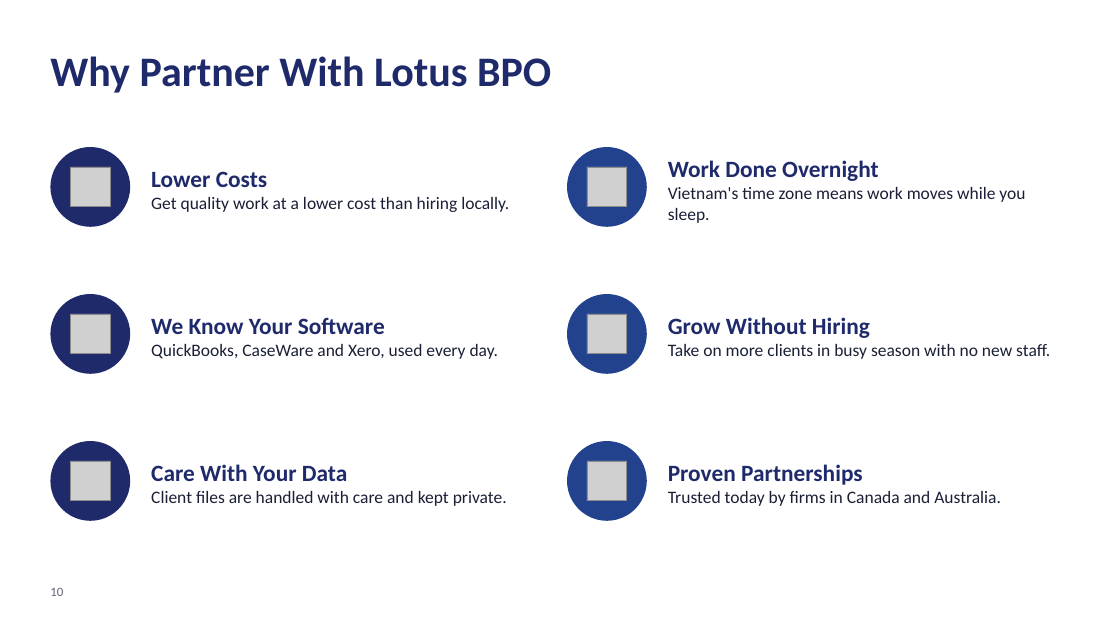
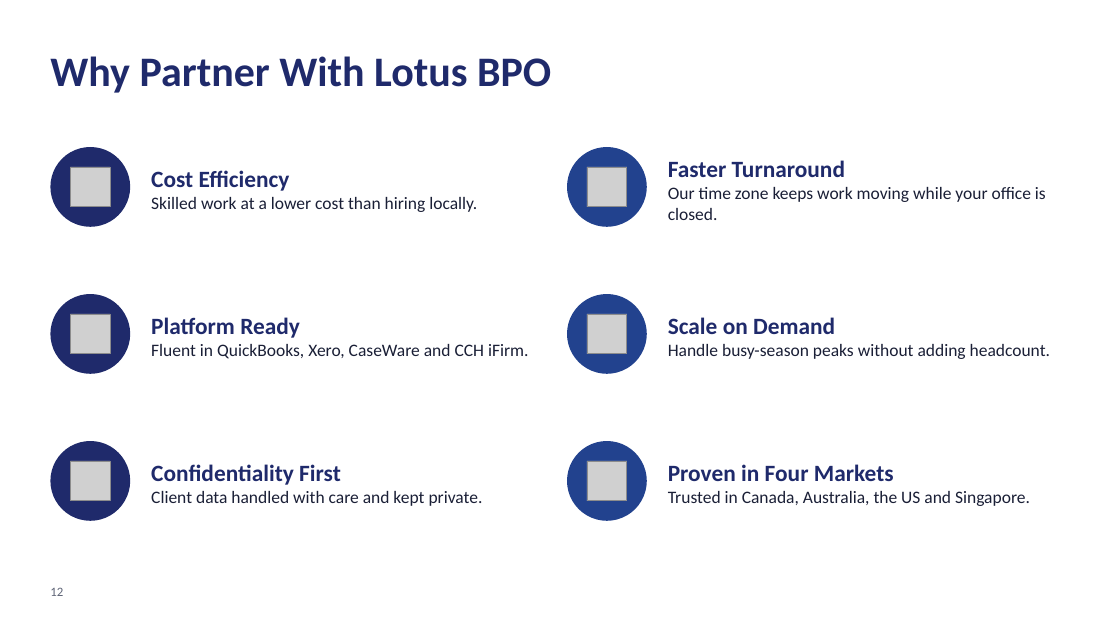
Before and after one commit to alvinjohnrheycamacho-source/Presentation-Deck, a slide deck: slide 12 of Lotus BPO - Conference Deck.pptx (slide 10 before the commit). Drawn at 1120x630 pixels with LibreOffice and Linux fonts; fonts in the diff are those of the drawing; grey boxes stand for pictures; background and template pictures are left out. Boxes give left, top, right and bottom in pixels: in the first picture for what was removed or moved away, otherwise in the second. Text is boxed around its words. In the diff, an @@ line names an element or a change of style, - is before the commit and + after.

```diff
--- a/Lotus BPO - Conference Deck.pptx
+++ b/Lotus BPO - Conference Deck.pptx
@@ text at [151,170,477,212]: text changed @@
-Lower Costs
-Get quality work at a lower cost than hiring locally.
+Cost Efficiency
+Skilled work at a lower cost than hiring locally.
@@ text at [668,160,1046,220]: text changed @@
-Work Done Overnight
-Vietnam's time zone means work moves while you sleep.
+Faster Turnaround
+Our time zone keeps work moving while your office is closed.
@@ text at [151,317,529,359]: text changed @@
-We Know Your Software
-QuickBooks, CaseWare and Xero, used every day.
+Platform Ready
+Fluent in QuickBooks, Xero, CaseWare and CCH iFirm.
@@ text at [668,317,1050,359]: text changed @@
-Grow Without Hiring
-Take on more clients in busy season with no new staff.
+Scale on Demand
+Handle busy-season peaks without adding headcount.
@@ text at [151,464,483,506]: text changed @@
-Care With Your Data
-Client files are handled with care and kept private.
+Confidentiality First
+Client data handled with care and kept private.
@@ text at [668,464,1030,506]: text changed @@
-Proven Partnerships
-Trusted today by firms in Canada and Australia.
+Proven in Four Markets
+Trusted in Canada, Australia, the US and Singapore.
@@ page number at [50,587,63,596]: text changed @@
-10
+12
```
Also in this commit, not shown: 9 other slides changed, 4 slides added, 3 slides removed, 4 other files.
